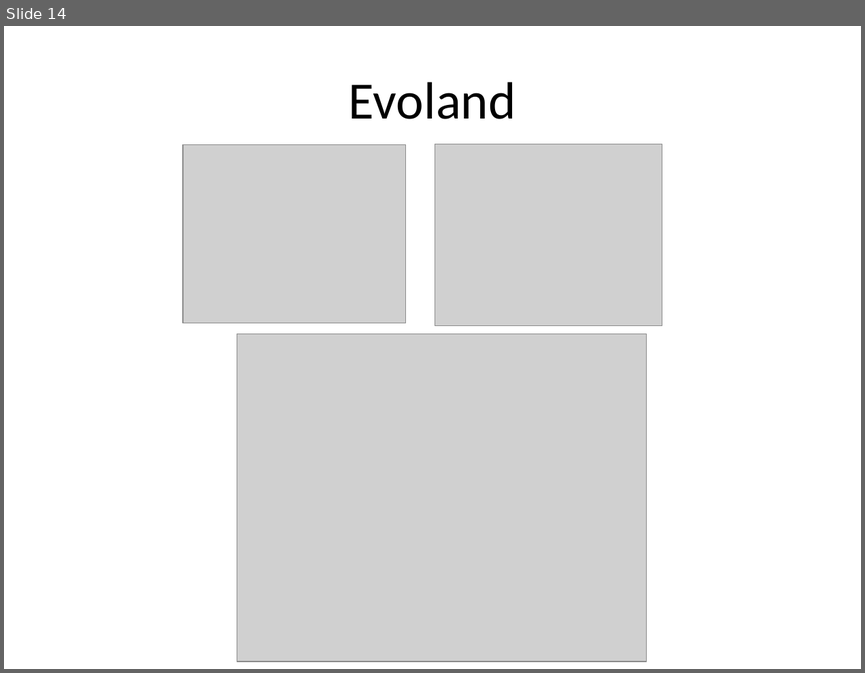
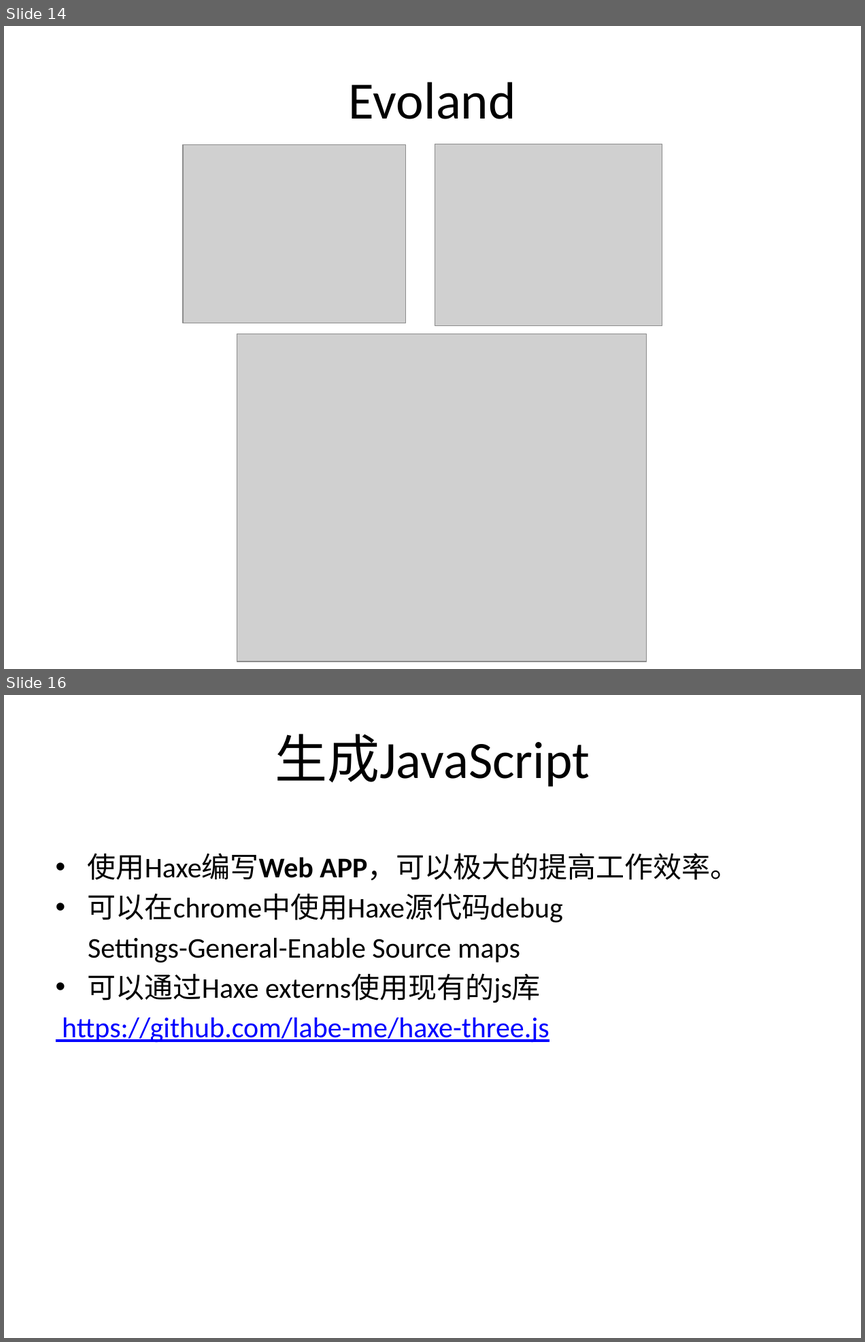
Before and after one commit to lambert2015/asexample, a slide deck: haxemeet/haxe.pptx. Shown one above the other, each under a label of ours: slide 14 before the commit, slides 14 and 16 after it; the slides between them are not shown. The pictures are 865x673 and 865x1342 pixels, drawn with LibreOffice and Linux fonts; fonts in the diff are those of the drawing; grey boxes stand for pictures. Boxes give left, top, right and bottom in pixels: in the first picture for what was removed or moved away, otherwise in the second. Text is boxed around its words. In the diff, an @@ line names an element or a change of style, - is before the commit and + after.

```diff
--- a/haxemeet/haxe.pptx
+++ b/haxemeet/haxe.pptx
@@ slide 16 added at (4,695,861,1338), background #FFFFFF @@
@@ title added at (275,734,589,787), 44 pt, text #000000 @@
+生成JavaScript
@@ text added at (62,853,738,1042), 24 pt, text #000000 @@
+• 使用Haxe编写Web APP，可以极大的提高工作效率。
+• 可以在chrome中使用Haxe源代码debug
+Settings-General-Enable Source maps
+• 可以通过Haxe externs使用现有的js库
+https://github.com/labe-me/haxe-three.js
```
Also in this commit, not shown: 3 slides changed, 7 other slides added, 5 slides removed, 37 other files.
